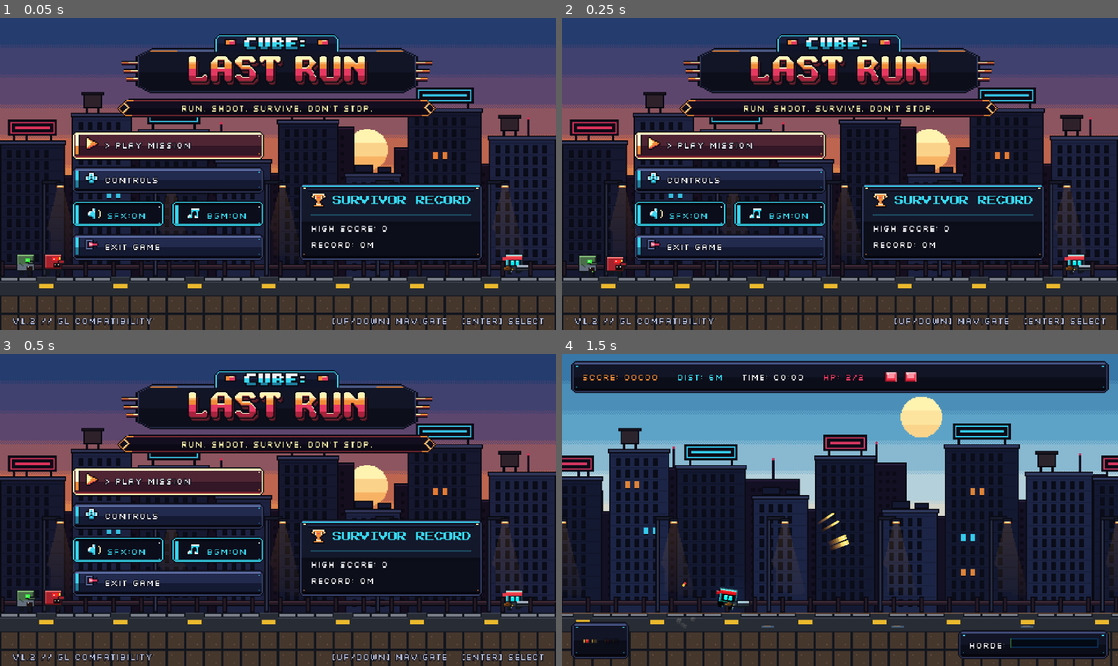
Above: before the commit, frames 1-4 (two rows, left to right).
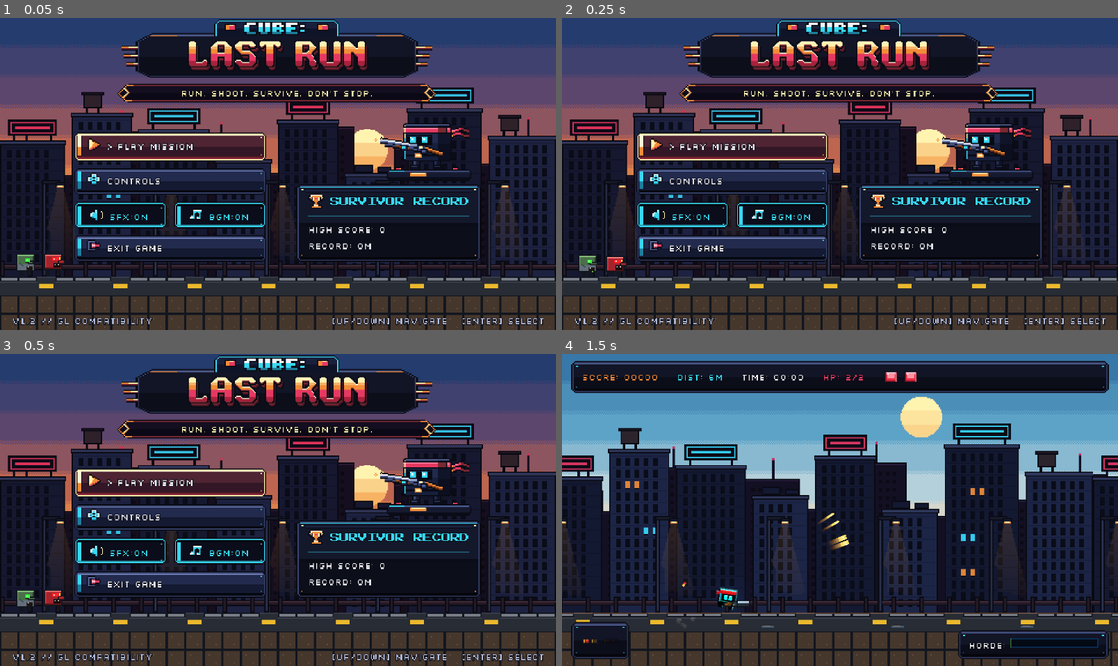
Above: after the commit, the same moments.

Repository: DenzTheKid/cube-lastrun-final-submission
Game: Godot game, scene res://scenes/main/main_menu.tscn
Same seed, same stepped clock (60 frames per second), same inputs: the game is played once before the commit and once after it.
Inputs (mouse positions are in pixels of both pictures, inside the frame that each line leads up to):
- Up to frame 1 (0.05 s): no input
- Up to frame 2 (0.25 s): no input
- Up to frame 3 (0.5 s): no input
- Up to frame 4 (1.5 s): click "> PLAY MISSION" at 0.5 s; move the mouse to (962, 494) at 1.27 s; press the mouse at (962, 494) at 1.28 s; hold Right (ui_right) from 1.28 s (still down)

The runs differ from the first frame. In frame 1, 20% of the frame differs, in the area x 13-95%, y 0-83%; in frame 2, 20%; in frame 3, 20%; in frame 4, nothing differs.

Commit message:
art(ui): add flagship Cube Survivor hero showcase beside PLAY MISSION and fix editor preview icons

Diff:
--- a/assets/ui/game_theme.tres
+++ b/assets/ui/game_theme.tres
@@ -10,6 +10,7 @@
 [ext_resource type="Texture2D" path="res://assets/ui/px_btn_secondary_pressed.png" id="8_sec_pressed"]
 [ext_resource type="Texture2D" path="res://assets/ui/px_btn_disabled.png" id="9_btn_dis"]
 [ext_resource type="Texture2D" path="res://assets/ui/px_panel_plate.png" id="10_panel"]
+[ext_resource type="Texture2D" path="res://assets/ui/px_empty.png" id="11_empty"]
 
 [sub_resource type="StyleBoxTexture" id="StyleBoxTexture_BtnIdle"]
 content_margin_left = 11.0
@@ -130,6 +131,11 @@
 Button/styles/hover = SubResource("StyleBoxTexture_BtnHover")
 Button/styles/normal = SubResource("StyleBoxTexture_BtnIdle")
 Button/styles/pressed = SubResource("StyleBoxTexture_BtnPressed")
+CheckButton/constants/h_separation = 5
+CheckButton/icons/checked = ExtResource("11_empty")
+CheckButton/icons/checked_disabled = ExtResource("11_empty")
+CheckButton/icons/unchecked = ExtResource("11_empty")
+CheckButton/icons/unchecked_disabled = ExtResource("11_empty")
 HeaderLabel/base_type = &"Label"
 HeaderLabel/colors/font_color = Color(0.22, 0.847, 0.949, 1)
 HeaderLabel/colors/font_outline_color = Color(0.039, 0.043, 0.078, 1)
--- a/scenes/main/main_menu.tscn
+++ b/scenes/main/main_menu.tscn
@@ -14,8 +14,9 @@
 [ext_resource type="Texture2D" path="res://assets/ui/px_icon_controls.png" id="12_ictrl"]
 [ext_resource type="Texture2D" path="res://assets/ui/px_icon_exit.png" id="13_iexit"]
 [ext_resource type="Texture2D" path="res://assets/ui/px_icon_trophy.png" id="14_itrophy"]
-[ext_resource type="Texture2D" path="res://assets/characters/cube_player.png" id="15_hero"]
-[ext_resource type="Texture2D" path="res://assets/weapons/shotgun.png" id="16_gun"]
+[ext_resource type="Texture2D" path="res://assets/ui/px_hero_showcase.png" id="15_showcase"]
+[ext_resource type="Texture2D" path="res://assets/ui/px_icon_sfx_on.png" id="16_isfx"]
+[ext_resource type="Texture2D" path="res://assets/ui/px_icon_music_on.png" id="19_imusic"]
 [ext_resource type="Texture2D" path="res://assets/zombies/zombie_walker.png" id="17_walker"]
 [ext_resource type="Texture2D" path="res://assets/zombies/zombie_runner.png" id="18_runner"]
 
@@ -114,41 +115,19 @@
 texture = ExtResource("18_runner")
 hframes = 4
 
-[node name="DioramaRight" type="Control" parent="LobbyRoad"]
-layout_mode = 1
-anchors_preset = 1
-anchor_left = 1.0
-anchor_right = 1.0
-offset_left = -90.0
-offset_bottom = 10.0
-grow_horizontal = 0
-mouse_filter = 2
-
-[node name="LobbyHero" type="Sprite2D" parent="LobbyRoad/DioramaRight"]
-unique_name_in_owner = true
-position = Vector2(54, -12)
-texture = ExtResource("15_hero")
-hframes = 6
-vframes = 8
-frame = 6
-
-[node name="LobbyShotgun" type="Sprite2D" parent="LobbyRoad/DioramaRight/LobbyHero"]
-position = Vector2(2, 4)
-texture = ExtResource("16_gun")
-
 [node name="CenterContainer" type="CenterContainer" parent="."]
 layout_mode = 1
 anchors_preset = 15
 anchor_right = 1.0
 anchor_bottom = 1.0
-offset_top = -12.0
-offset_bottom = -34.0
+offset_top = -18.0
+offset_bottom = -40.0
 grow_horizontal = 2
 grow_vertical = 2
 
 [node name="VBox" type="VBoxContainer" parent="CenterContainer"]
 layout_mode = 2
-theme_override_constants/separation = 12
+theme_override_constants/separation = 8
 alignment = 1
 
 [node name="TitleBanner" type="VBoxContainer" parent="CenterContainer/VBox"]
@@ -208,13 +187,14 @@
 
 [node name="MainContentRow" type="HBoxContainer" parent="CenterContainer/VBox/MenuBackdrop"]
 layout_mode = 2
-theme_override_constants/separation = 30
+theme_override_constants/separation = 26
 alignment = 1
 
 [node name="ControlButtons" type="VBoxContainer" parent="CenterContainer/VBox/MenuBackdrop/MainContentRow"]
 layout_mode = 2
+size_flags_vertical = 8
 theme_override_constants/separation = 6
-alignment = 1
+alignment = 2
 
 [node name="PlayButton" type="Button" parent="CenterContainer/VBox/MenuBackdrop/MainContentRow/ControlButtons"]
 unique_name_in_owner = true
@@ -223,6 +203,7 @@
 theme_type_variation = &"PrimaryButton"
 text = "PLAY MISSION"
 icon = ExtResource("11_iplay")
+alignment = 0
 
 [node name="ControlsButton" type="Button" parent="CenterContainer/VBox/MenuBackdrop/MainContentRow/ControlButtons"]
 unique_name_in_owner = true
@@ -230,6 +211,7 @@
 layout_mode = 2
 text = "CONTROLS"
 icon = ExtResource("12_ictrl")
+alignment = 0
 
 [node name="AudioRow" type="HBoxContainer" parent="CenterContainer/VBox/MenuBackdrop/MainContentRow/ControlButtons"]
 layout_mode = 2
@@ -242,6 +224,8 @@
 layout_mode = 2
 button_pressed = true
 text = "SFX:ON"
+icon = ExtResource("16_isfx")
+alignment = 0
 
 [node name="MusicCheckButton" type="CheckButton" parent="CenterContainer/VBox/MenuBackdrop/MainContentRow/ControlButtons/AudioRow"]
 unique_name_in_owner = true
@@ -249,6 +233,8 @@
 layout_mode = 2
 button_pressed = true
 text = "BGM:ON"
+icon = ExtResource("19_imusic")
+alignment = 0
 
 [node name="ExitButton" type="Button" parent="CenterContainer/VBox/MenuBackdrop/MainContentRow/ControlButtons"]
 unique_name_in_owner = true
@@ -256,40 +242,57 @@
 layout_mode = 2
 text = "EXIT GAME"
 icon = ExtResource("13_iexit")
-
-[node name="RecordPanel" type="PanelContainer" parent="CenterContainer/VBox/MenuBackdrop/MainContentRow"]
+alignment = 0
+
+[node name="RightHeroColumn" type="VBoxContainer" parent="CenterContainer/VBox/MenuBackdrop/MainContentRow"]
+layout_mode = 2
+size_flags_vertical = 8
+theme_override_constants/separation = 3
+alignment = 2
+
+[node name="HeroShowcaseBox" type="Control" parent="CenterContainer/VBox/MenuBackdrop/MainContentRow/RightHeroColumn"]
+custom_minimum_size = Vector2(158, 60)
+layout_mode = 2
+mouse_filter = 2
+
+[node name="HeroShowcaseSprite" type="Sprite2D" parent="CenterContainer/VBox/MenuBackdrop/MainContentRow/RightHeroColumn/HeroShowcaseBox"]
+unique_name_in_owner = true
+texture = ExtResource("15_showcase")
+centered = false
+
+[node name="RecordPanel" type="PanelContainer" parent="CenterContainer/VBox/MenuBackdrop/MainContentRow/RightHeroColumn"]
 custom_minimum_size = Vector2(158, 0)
 layout_mode = 2
 size_flags_vertical = 8
 theme_override_styles/panel = SubResource("StyleBoxTexture_RecordCard")
 
-[node name="RecordBox" type="VBoxContainer" parent="CenterContainer/VBox/MenuBackdrop/MainContentRow/RecordPanel"]
+[node name="RecordBox" type="VBoxContainer" parent="CenterContainer/VBox/MenuBackdrop/MainContentRow/RightHeroColumn/RecordPanel"]
 layout_mode = 2
 theme_override_constants/separation = 5
 
-[node name="RecordHeaderRow" type="HBoxContainer" parent="CenterContainer/VBox/MenuBackdrop/MainContentRow/RecordPanel/RecordBox"]
+[node name="RecordHeaderRow" type="HBoxContainer" parent="CenterContainer/VBox/MenuBackdrop/MainContentRow/RightHeroColumn/RecordPanel/RecordBox"]
 layout_mode = 2
 theme_override_constants/separation = 5
 
-[node name="TrophyIcon" type="TextureRect" parent="CenterContainer/VBox/MenuBackdrop/MainContentRow/RecordPanel/RecordBox/RecordHeaderRow"]
+[node name="TrophyIcon" type="TextureRect" parent="CenterContainer/VBox/MenuBackdrop/MainContentRow/RightHeroColumn/RecordPanel/RecordBox/RecordHeaderRow"]
 custom_minimum_size = Vector2(14, 14)
 layout_mode = 2
 mouse_filter = 2
 texture = ExtResource("14_itrophy")
 stretch_mode = 5
 
-[node name="RecordHeader" type="Label" parent="CenterContainer/VBox/MenuBackdrop/MainContentRow/RecordPanel/RecordBox/RecordHeaderRow"]
+[node name="RecordHeader" type="Label" parent="CenterContainer/VBox/MenuBackdrop/MainContentRow/RightHeroColumn/RecordPanel/RecordBox/RecordHeaderRow"]
 unique_name_in_owner = true
 layout_mode = 2
 theme_type_variation = &"HeaderLabel"
 text = "SURVIVOR RECORD"
 
-[node name="Divider" type="ColorRect" parent="CenterContainer/VBox/MenuBackdrop/MainContentRow/RecordPanel/RecordBox"]
+[node name="Divider" type="ColorRect" parent="CenterContainer/VBox/MenuBackdrop/MainContentRow/RightHeroColumn/RecordPanel/RecordBox"]
 custom_minimum_size = Vector2(0, 1)
 layout_mode = 2
 color = Color(0.22, 0.847, 0.949, 0.35)
 
-[node name="HighScoreLabel" type="Label" parent="CenterContainer/VBox/MenuBackdrop/MainContentRow/RecordPanel/RecordBox"]
+[node name="HighScoreLabel" type="Label" parent="CenterContainer/VBox/MenuBackdrop/MainContentRow/RightHeroColumn/RecordPanel/RecordBox"]
 unique_name_in_owner = true
 layout_mode = 2
 text = "HIGH SCORE: 0
--- a/scenes/ui/pause_menu.tscn
+++ b/scenes/ui/pause_menu.tscn
@@ -5,6 +5,8 @@
 [ext_resource type="Texture2D" path="res://assets/ui/px_icon_play.png" id="3_iplay"]
 [ext_resource type="Texture2D" path="res://assets/ui/px_icon_controls.png" id="4_ictrl"]
 [ext_resource type="Texture2D" path="res://assets/ui/px_icon_exit.png" id="5_iexit"]
+[ext_resource type="Texture2D" path="res://assets/ui/px_icon_sfx_on.png" id="6_isfx"]
+[ext_resource type="Texture2D" path="res://assets/ui/px_icon_music_on.png" id="7_imusic"]
 
 [node name="PauseMenu" type="CanvasLayer"]
 process_mode = 3
@@ -46,6 +48,7 @@
 theme_type_variation = &"PrimaryButton"
 text = "RESUME"
 icon = ExtResource("3_iplay")
+alignment = 0
 
 [node name="RestartButton" type="Button" parent="PausePanel/VBox"]
 unique_name_in_owner = true
@@ -53,6 +56,7 @@
 layout_mode = 2
 text = "RESTART"
 icon = ExtResource("4_ictrl")
+alignment = 0
 
 [node name="AudioRow" type="HBoxContainer" parent="PausePanel/VBox"]
 layout_mode = 2
@@ -65,6 +69,8 @@
 layout_mode = 2
 button_pressed = true
 text = "SFX:ON"
+icon = ExtResource("6_isfx")
+alignment = 0
 
 [node name="PauseMusicCheck" type="CheckButton" parent="PausePanel/VBox/AudioRow"]
 unique_name_in_owner = true
@@ -72,6 +78,8 @@
 layout_mode = 2
 button_pressed = true
 text = "BGM:ON"
+icon = ExtResource("7_imusic")
+alignment = 0
 
 [node name="MenuButton" type="Button" parent="PausePanel/VBox"]
 unique_name_in_owner = true
@@ -79,3 +87,4 @@
 layout_mode = 2
 text = "MAIN MENU"
 icon = ExtResource("5_iexit")
+alignment = 0
--- a/scripts/tools/generate_aaa_assets.gd
+++ b/scripts/tools/generate_aaa_assets.gd
@@ -16,6 +16,7 @@
 	_make_pixel_button_plates()
 	_make_pixel_icons()
 	_make_title_logo_and_ribbon()
+	_make_empty_and_hero_showcase()
 	print("=== Asset Generation Complete ===")
 	quit(0)
 
@@ -799,3 +800,173 @@
 				logo.set_pixel(x, y, col)
 
 	logo.save_png("res://assets/ui/px_title_logo.png")
+
+func _make_empty_and_hero_showcase() -> void:
+	# 1x1 transparent placeholder so CheckButton hides Godot's default pill toggle even in Editor preview
+	var empty_img := Image.create(1, 1, false, Image.FORMAT_RGBA8)
+	empty_img.save_png("res://assets/ui/px_empty.png")
+
+	# Flagship Right-Side Hero Action Showcase (158 x 60 native 1x pixel art)
+	# Positioned on right half (x = 76..152) so left half (x = 0..72) leaves open sky for the setting dusk sun!
+	var sw: int = 158
+	var sh: int = 60
+	var hero := Image.create(sw, sh, false, Image.FORMAT_RGBA8)
+
+	# 1. Stepped Asphalt Curb Pedestal at Hero's Feet (y = 50..59, x = 78..150)
+	for y in range(50, 60):
+		var inset: int = 0
+		if y == 50 or y == 59:
+			inset = 2
+		elif y == 51 or y == 58:
+			inset = 1
+		for x in range(78 + inset, 151 - inset):
+			var ex: int = mini(x - (78 + inset), (150 - inset) - x)
+			if y == 50 or y == 59 or ex == 0:
+				hero.set_pixel(x, y, OUTLINE)
+			elif y == 51:
+				hero.set_pixel(x, y, Color("#4e629c") if x > 92 else Color("#38d8f2"))
+			elif y == 52:
+				hero.set_pixel(x, y, Color("#232946"))
+			elif y >= 57:
+				hero.set_pixel(x, y, Color("#0a0c18"))
+			else:
+				hero.set_pixel(x, y, Color("#151a30"))
+	# Yellow highway dash accent on pedestal front
+	hero.fill_rect(Rect2i(98, 53, 14, 3), Color("#f28c38"))
+	hero.fill_rect(Rect2i(99, 53, 12, 1), Color("#fff3b0"))
+
+	# Two spent red/brass shotgun shells resting at his boots
+	_draw_rect_outline(hero, 85, 48, 6, 3, Color("#e63962"), OUTLINE)
+	hero.fill_rect(Rect2i(89, 49, 1, 1), Color("#f28c38"))
+	_draw_rect_outline(hero, 134, 48, 6, 3, Color("#e63962"), OUTLINE)
+	hero.fill_rect(Rect2i(135, 49, 1, 1), Color("#f28c38"))
+
+	# 2. Striding Action Legs & Combat Boots (y = 40..50)
+	# Left forward leg
+	_draw_rect_outline(hero, 100, 41, 7, 9, Color("#161b33"), OUTLINE)
+	hero.fill_rect(Rect2i(101, 42, 2, 5), Color("#39446e"))
+	hero.fill_rect(Rect2i(99, 47, 8, 3), Color("#0d101f"))
+	_draw_rect_outline(hero, 98, 46, 9, 5, Color("#0d101f"), OUTLINE)
+	hero.fill_rect(Rect2i(99, 47, 5, 1), Color("#39446e"))
+	# Right planted leg
+	_draw_rect_outline(hero, 118, 41, 7, 9, Color("#101429"), OUTLINE)
+	hero.fill_rect(Rect2i(119, 42, 2, 5), Color("#232d52"))
+	_draw_rect_outline(hero, 118, 46, 9, 5, Color("#0a0c18"), OUTLINE)
+	hero.fill_rect(Rect2i(119, 47, 5, 1), Color("#28325c"))
+
+	# 3. Trailing Headband Ribbon Tails waving dynamically rightward (behind head, x = 130..153)
+	for dy in range(2):
+		for k in range(18):
+			var wave_y: int = 15 + dy * 4 + int(sin(float(k) * 0.45 + float(dy)) * 2.0)
+			var rx: int = 131 + k
+			var rcol: Color = Color("#e63962") if k < 11 else Color("#7a2832")
+			if k < 4:
+				rcol = Color("#f28c38")
+			_safe_px(hero, rx, wave_y - 1, OUTLINE)
+			_safe_px(hero, rx, wave_y, Color("#ff7597") if dy == 0 and k < 8 else rcol)
+			_safe_px(hero, rx, wave_y + 1, rcol)
+			_safe_px(hero, rx, wave_y + 2, OUTLINE)
+
+	# 4. Main Beveled Heroic Cube Torso/Head (x = 92..133, y = 10..42, 3/4 facing left)
+	var bx0: int = 92
+	var bx1: int = 133
+	var by0: int = 10
+	var by1: int = 42
+	for y in range(by0, by1 + 1):
+		for x in range(bx0, bx1 + 1):
+			var dx: int = mini(x - bx0, bx1 - x)
+			var dy: int = mini(y - by0, by1 - y)
+			if dx == 0 and dy == 0:
+				continue
+			if x == bx0 or x == bx1 or y == by0 or y == by1 or (dx == 1 and dy == 1):
+				hero.set_pixel(x, y, OUTLINE)
+				continue
+			if x == bx0 + 1:
+				# Bright warm sun/cyan rim light along left silhouette
+				hero.set_pixel(x, y, Color("#38d8f2") if y > 22 else Color("#fff3b0"))
+			elif y == by0 + 1:
+				hero.set_pixel(x, y, Color("#5c6d9e"))
+			elif x >= 122:
+				# 3/4 shaded right flank wall
+				hero.set_pixel(x, y, Color("#0f1429") if y < 28 else Color("#0b0f1f"))
+			else:
+				hero.set_pixel(x, y, Color("#202a4d") if y < 27 else Color("#161f3b"))
+
+	# Subtle armor panel seam & belt + golden buckle
+	hero.fill_rect(Rect2i(94, 37, 28, 2), Color("#0a0c18"))
+	hero.fill_rect(Rect2i(102, 36, 6, 4), Color("#f28c38"))
+	hero.fill_rect(Rect2i(103, 37, 4, 2), Color("#fff3b0"))
+
+	# 5. Signature Crimson Headband Across Forehead (y = 13..18)
+	for y in range(13, 19):
+		for x in range(92, 133):
+			if y == 13 or y == 18:
+				hero.set_pixel(x, y, OUTLINE)
+			elif x == 93:
+				hero.set_pixel(x, y, Color("#fff3b0"))
+			elif x >= 122:
+				hero.set_pixel(x, y, Color("#7a2832"))
+			elif y == 14:
+				hero.set_pixel(x, y, Color("#ff7597"))
+			else:
+				hero.set_pixel(x, y, Color("#e63962"))
+	# Knot stud on right temple
+	_draw_rect_outline(hero, 129, 13, 5, 6, Color("#e63962"), OUTLINE)
+	hero.fill_rect(Rect2i(130, 14, 2, 2), Color("#ff7597"))
+
+	# 6. Recessed Dark Visor & Glowing Twin Cyan Eyes (x = 95..117, y = 20..29)
+	_draw_rect_outline(hero, 95, 20, 22, 9, Color("#070912"), OUTLINE)
+	hero.fill_rect(Rect2i(96, 21, 20, 1), Color("#151c36"))
+	# Left & Right glowing cyan eyes looking toward PLAY MISSION
+	for ex in [98, 108]:
+		hero.fill_rect(Rect2i(ex, 22, 5, 5), Color("#38d8f2"))
+		hero.fill_rect(Rect2i(ex + 1, 23, 2, 2), Color("#f2f4fa"))
+		_safe_px(hero, ex, 22, Color("#fff8d6"))
+
+	# 7. Heavy Combat Double-Barrel Shotgun (angled -15 deg pointing forward-left across chest)
+	# Barrels (from x=72,y=25 down-right to receiver x=106,y=31)
+	for i in range(36):
+		var gx: int = 72 + i
+		var gy: int = 24 + int(float(i) * 0.16)
+		_safe_px(hero, gx, gy - 1, OUTLINE)
+		_safe_px(hero, gx, gy, Color("#f2f4fa") if i < 26 else Color("#8e9ec7"))
+		_safe_px(hero, gx, gy + 1, Color("#8e9ec7"))
+		_safe_px(hero, gx, gy + 2, Color("#39446e"))
+		_safe_px(hero, gx, gy + 3, OUTLINE)
+	# Under-barrel shotgun tube + ribbed pump (x=76..102)
+	for i in range(28):
+		var gx: int = 76 + i
+		var gy: int = 28 + int(float(i) * 0.16)
+		var is_grip: bool = (i >= 10 and i <= 20)
+		_safe_px(hero, gx, gy, Color("#a85822") if is_grip else Color("#4a588a"))
+		_safe_px(hero, gx, gy + 1, Color("#5e2912") if is_grip else Color("#232946"))
+		_safe_px(hero, gx, gy + 2, OUTLINE)
+	# Muzzle sight bead
+	_safe_px(hero, 73, 22, OUTLINE)
+	_safe_px(hero, 73, 23, Color("#f28c38"))
+	# Walnut stock + brass receiver angled down-right behind arm (x=104..122, y=30..38)
+	_draw_rect_outline(hero, 104, 29, 8, 6, Color("#39446e"), OUTLINE)
+	hero.fill_rect(Rect2i(106, 30, 3, 2), Color("#fff3b0"))
+	for i in range(15):
+		var sx: int = 111 + i
+		var sy: int = 31 + int(float(i) * 0.35)
+		_safe_px(hero, sx, sy - 1, OUTLINE)
+		_safe_px(hero, sx, sy, Color("#f28c38"))
+		_safe_px(hero, sx, sy + 1, Color("#a85822"))
+		_safe_px(hero, sx, sy + 2, Color("#5e2912"))
+		_safe_px(hero, sx, sy + 3, OUTLINE)
+
+	# Gloved Front & Rear Hands Gripping Shotgun
+	_draw_rect_outline(hero, 90, 29, 6, 5, Color("#232d52"), OUTLINE)
+	hero.fill_rect(Rect2i(91, 30, 3, 2), Color("#38d8f2"))
+	_draw_rect_outline(hero, 107, 32, 6, 5, Color("#232d52"), OUTLINE)
+	hero.fill_rect(Rect2i(108, 33, 3, 2), Color("#4e629c"))
+
+	# Subtle warm barrel gleam glint ahead of muzzle tip (x=66..70, y=22..26)
+	_safe_px(hero, 68, 24, Color("#fff3b0"))
+	_safe_px(hero, 67, 24, Color("#f28c38"))
+	_safe_px(hero, 69, 24, Color("#f28c38"))
+	_safe_px(hero, 68, 23, Color("#f28c38"))
+	_safe_px(hero, 68, 25, Color("#f28c38"))
+
+	hero.save_png("res://assets/ui/px_hero_showcase.png")
--- a/scripts/ui/main_menu.gd
+++ b/scripts/ui/main_menu.gd
@@ -22,7 +22,7 @@
 @onready var bg_buildings: TextureRect = $BgBuildings
 @onready var bg_overpass: TextureRect = $BgOverpass
 @onready var center_container: CenterContainer = $CenterContainer
-@onready var lobby_hero: Sprite2D = %LobbyHero
+@onready var hero_showcase: Sprite2D = %HeroShowcaseSprite
 @onready var lobby_walker: Sprite2D = %LobbyWalker
 @onready var lobby_runner: Sprite2D = %LobbyRunner
 
@@ -31,8 +31,6 @@
 var _time_of_day: Node = null
 var _is_transitioning: bool = false
 var _diorama_timer: float = 0.0
-var _diorama_scarf: Line2D = null
-var _hero_step: int = 0
 var _zombie_step: int = 0
 
 func _ready() -> void:
@@ -58,17 +56,11 @@
 	music_btn.toggled.connect(_on_music_toggled)
 
 	controls_panel.visible = false
-	_setup_lobby_diorama_scarf()
 	_update_high_score()
 	play_btn.grab_focus()
 
 func _process(delta: float) -> void:
 	_diorama_timer += delta
-	var next_hero: int = int(_diorama_timer * 9.0) % 6
-	if next_hero != _hero_step:
-		_hero_step = next_hero
-		if lobby_hero:
-			lobby_hero.frame = 6 + _hero_step
 	var next_zombie: int = int(_diorama_timer * 6.0) % 4
 	if next_zombie != _zombie_step:
 		_zombie_step = next_zombie
@@ -76,24 +68,9 @@
 			lobby_walker.frame = _zombie_step
 		if lobby_runner:
 			lobby_runner.frame = (_zombie_step + 2) % 4
-	if _diorama_scarf:
-		var pts := PackedVector2Array()
-		for i in range(6):
-			var wave: float = sin(_diorama_timer * 10.0 - float(i) * 0.9) * (0.8 + float(i) * 0.35)
-			pts.append(Vector2(-5.0 - float(i) * 2.3, -3.0 + wave))
-		_diorama_scarf.points = pts
-
-func _setup_lobby_diorama_scarf() -> void:
-	if not lobby_hero:
-		return
-	_diorama_scarf = Line2D.new()
-	_diorama_scarf.z_index = -1
-	_diorama_scarf.width = 3.0
-	var grad := Gradient.new()
-	grad.set_color(0, Color(0.92, 0.18, 0.25, 1.0))
-	grad.set_color(1, Color(1.0, 0.42, 0.32, 0.85))
-	_diorama_scarf.gradient = grad
-	lobby_hero.add_child(_diorama_scarf)
+	if hero_showcase:
+		# Subtle 1px crisp pixel breathing idle bob without shifting RecordPanel layout
+		hero_showcase.position.y = -1.0 if int(_diorama_timer * 2.2) % 2 == 1 else 0.0
 
 func _unhandled_input(event: InputEvent) -> void:
 	if controls_panel and controls_panel.visible:
Binary file added: assets/ui/px_empty.png
Not shown, added: assets/ui/px_empty.png.import
Binary file added: assets/ui/px_hero_showcase.png
Not shown, added: assets/ui/px_hero_showcase.png.import
Binary file changed: documentation/screenshots/v2_menu_960x540.png
